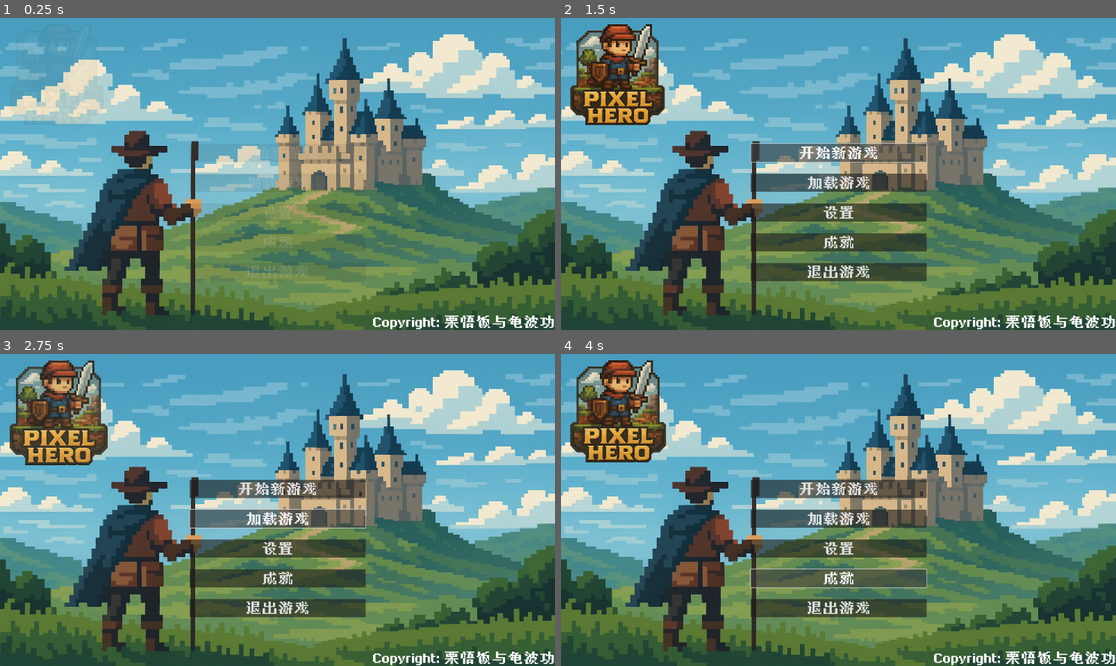
Above: before the commit, frames 1-4 (two rows, left to right).
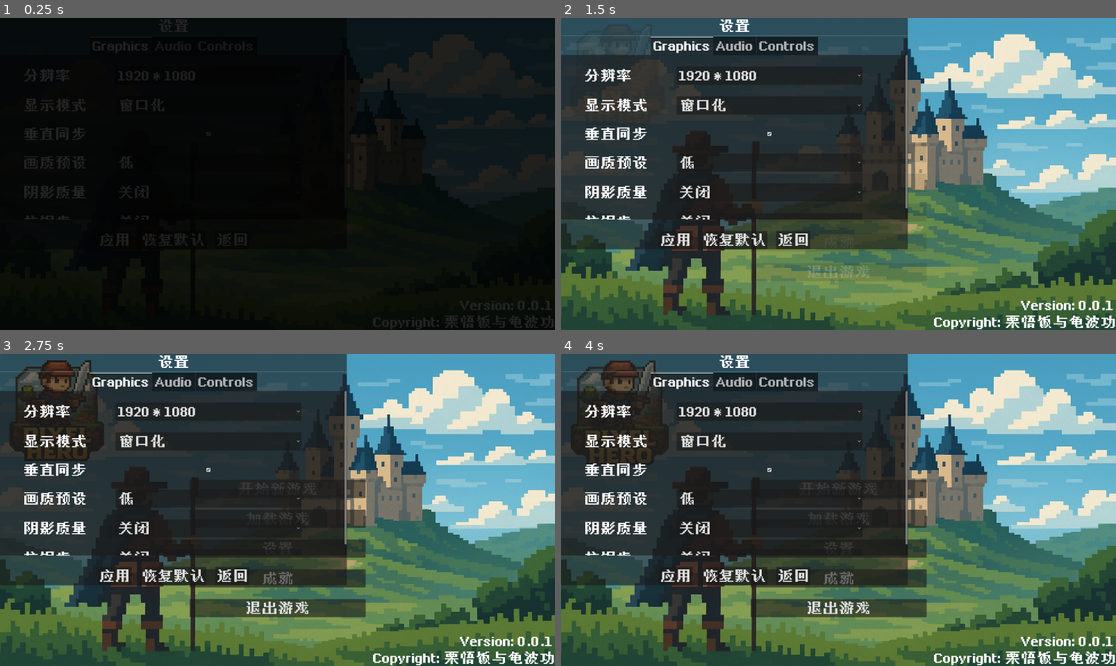
Above: after the commit, the same moments.

Repository: Mrzhao2018/amadeus
Game: Godot game, scene res://scenes/main_menu/MainMenu.tscn
Two runs of this game, one before a commit and one after it. Both use one fixed random seed, a clock stepped at 60 frames per second and the inputs below.
Inputs (mouse positions are in pixels of both pictures, inside the frame that each line leads up to):
- Up to frame 1 (0.25 s): no input
- Up to frame 2 (1.5 s): click (838, 152) at 0.5 s, where only the run before the commit has a clickable "开始新游戏"; click "开始新游戏" at 1.25 s
- Up to frame 3 (2.75 s): click "加载游戏" at 2 s
- Up to frame 4 (4 s): click "设置" at 2.75 s; click "成就" at 3.5 s

The runs differ from the first frame. In frame 1, 100% of the frame differs, in the area x 0-100%, y 0-100%; in frame 2, 46%; in frame 3, 44%; in frame 4, 44%.

Commit message:
稍微做了点音效与音乐，初步开始页面脚本，仍需修改

Diff:
--- /dev/null
+++ b/scenes/main_menu/AchievementMenu.tscn
@@ -0,0 +1,3 @@
+[gd_scene format=3 uid="uid://dvbrm88bf5c8o"]
+
+[node name="AchievementMenu" type="PanelContainer"]
--- /dev/null
+++ b/scenes/main_menu/LoadGameMenu.tscn
@@ -0,0 +1,3 @@
+[gd_scene format=3 uid="uid://bt02uji64m7iu"]
+
+[node name="LoadGameMenu" type="PanelContainer"]
--- a/scenes/main_menu/MainMenu.tscn
+++ b/scenes/main_menu/MainMenu.tscn
@@ -1,9 +1,15 @@
-[gd_scene load_steps=12 format=3 uid="uid://dna46q6xqm7bv"]
+[gd_scene load_steps=22 format=3 uid="uid://dna46q6xqm7bv"]
 
 [ext_resource type="Theme" uid="uid://bm2jxwtlo6fxg" path="res://ui/themes/MainTheme.tres" id="1_qmweu"]
 [ext_resource type="Script" uid="uid://gcv10vtyyaj8" path="res://scripts/main_menu/main_menu.gd" id="2_f1mbi"]
 [ext_resource type="Texture2D" uid="uid://qqsh8qngkl03" path="res://assets/textures/background/background.png" id="3_oitky"]
 [ext_resource type="Texture2D" uid="uid://caojltn11gkm7" path="res://assets/textures/background/logo.png" id="4_wckin"]
+[ext_resource type="PackedScene" uid="uid://bktbbyphne0tj" path="res://scenes/main_menu/SettingsMenu.tscn" id="5_wckin"]
+[ext_resource type="PackedScene" uid="uid://dvbrm88bf5c8o" path="res://scenes/main_menu/AchievementMenu.tscn" id="6_arvcj"]
+[ext_resource type="PackedScene" uid="uid://bt02uji64m7iu" path="res://scenes/main_menu/LoadGameMenu.tscn" id="7_6k0m2"]
+[ext_resource type="AudioStream" uid="uid://cy6yp02dcq4mn" path="res://assets/sound/music/MainMenuBackground.mp3" id="8_arvcj"]
+[ext_resource type="AudioStream" uid="uid://dqgtrltsq1y86" path="res://assets/sound/sound_effect/ButtonHover.wav" id="8_qq55g"]
+[ext_resource type="AudioStream" uid="uid://cn84l1hqui1n" path="res://assets/sound/sound_effect/ButtonClick.wav" id="9_pkvjm"]
 
 [sub_resource type="Animation" id="Animation_ow34m"]
 length = 0.001
@@ -107,7 +113,7 @@
 tracks/0/imported = false
 tracks/0/enabled = true
 tracks/0/path = NodePath(".:modulate")
-tracks/0/interp = 1
+tracks/0/interp = 2
 tracks/0/loop_wrap = true
 tracks/0/keys = {
 "times": PackedFloat32Array(0, 1.5),
@@ -120,6 +126,59 @@
 _data = {
 &"RESET": SubResource("Animation_ucygd"),
 &"button_fade_in": SubResource("Animation_826wr")
+}
+
+[sub_resource type="Animation" id="Animation_pkvjm"]
+length = 0.001
+tracks/0/type = "value"
+tracks/0/imported = false
+tracks/0/enabled = true
+tracks/0/path = NodePath(".:modulate")
+tracks/0/interp = 1
+tracks/0/loop_wrap = true
+tracks/0/keys = {
+"times": PackedFloat32Array(0),
+"transitions": PackedFloat32Array(1),
+"update": 0,
+"values": [Color(1, 1, 1, 1)]
+}
+
+[sub_resource type="Animation" id="Animation_6gdku"]
+resource_name = "fade_out"
+length = 0.5
+tracks/0/type = "value"
+tracks/0/imported = false
+tracks/0/enabled = true
+tracks/0/path = NodePath(".:modulate")
+tracks/0/interp = 1
+tracks/0/loop_wrap = true
+tracks/0/keys = {
+"times": PackedFloat32Array(0, 0.5),
+"transitions": PackedFloat32Array(1, 1),
+"update": 0,
+"values": [Color(0, 0, 0, 0), Color(0, 0, 0, 1)]
+}
+
+[sub_resource type="Animation" id="Animation_qq55g"]
+resource_name = "fade_in"
+tracks/0/type = "value"
+tracks/0/imported = false
+tracks/0/enabled = true
+tracks/0/path = NodePath(".:modulate")
+tracks/0/interp = 2
+tracks/0/loop_wrap = true
+tracks/0/keys = {
+"times": PackedFloat32Array(0, 1),
+"transitions": PackedFloat32Array(1, 1),
+"update": 0,
+"values": [Color(0, 0, 0, 1), Color(0, 0, 0, 0)]
+}
+
+[sub_resource type="AnimationLibrary" id="AnimationLibrary_6gdku"]
+_data = {
+&"RESET": SubResource("Animation_pkvjm"),
+&"fade_in": SubResource("Animation_qq55g"),
+&"fade_out": SubResource("Animation_6gdku")
 }
 
 [node name="MainMenu" type="Control"]
@@ -196,7 +255,7 @@
 &"": SubResource("AnimationLibrary_mipys")
 }
 
-[node name="Label" type="Label" parent="."]
+[node name="VersionLabel" type="Label" parent="."]
 layout_mode = 1
 anchors_preset = 3
 anchor_left = 1.0
@@ -207,4 +266,61 @@
 offset_top = -55.0
 grow_horizontal = 0
 grow_vertical = 0
-text = "Copyright: 栗悟饭与龟波功"
+text = "                         Version: 0.0.1
+Copyright: 栗悟饭与龟波功"
+
+[node name="SubMenuContainer" type="Control" parent="."]
+anchors_preset = 0
+offset_right = 40.0
+offset_bottom = 40.0
+
+[node name="SubMenuAnimationPlayer" type="AnimationPlayer" parent="SubMenuContainer"]
+
+[node name="SettingsMenu" parent="." instance=ExtResource("5_wckin")]
+layout_mode = 0
+anchors_preset = 0
+anchor_left = 0.0
+anchor_top = 0.0
+anchor_right = 0.0
+anchor_bottom = 0.0
+offset_right = 1200.0
+offset_bottom = 800.0
+grow_horizontal = 1
+grow_vertical = 1
+
+[node name="AchievementMenu" parent="." instance=ExtResource("6_arvcj")]
+layout_mode = 0
+
+[node name="LoadGameMenu" parent="." instance=ExtResource("7_6k0m2")]
+layout_mode = 0
+
+[node name="TransitionRect" type="ColorRect" parent="."]
+custom_minimum_size = Vector2(1920, 1080)
+layout_mode = 1
+anchors_preset = 15
+anchor_right = 1.0
+anchor_bottom = 1.0
+grow_horizontal = 2
+grow_vertical = 2
+color = Color(0, 0, 0, 1)
+
+[node name="TransitionAnimationPlayer" type="AnimationPlayer" parent="TransitionRect"]
+libraries = {
+&"": SubResource("AnimationLibrary_6gdku")
+}
+
+[node name="AudioPlayers" type="Node" parent="."]
+
+[node name="ButtonHoverSound" type="AudioStreamPlayer2D" parent="AudioPlayers"]
+stream = ExtResource("8_qq55g")
+volume_db = 1.0
+
+[node name="ButtonClickSound" type="AudioStreamPlayer2D" parent="AudioPlayers"]
+stream = ExtResource("9_pkvjm")
+volume_db = 1.0
+
+[node name="BackgroundMusic" type="AudioStreamPlayer2D" parent="AudioPlayers"]
+stream = ExtResource("8_arvcj")
+volume_db = 1.0
+autoplay = true
+bus = &"Music"
--- a/scripts/main_menu/main_menu.gd
+++ b/scripts/main_menu/main_menu.gd
@@ -2,11 +2,199 @@
 
 @onready var logo_animation_player: AnimationPlayer = $Logo/LogoAnimationPlayer
 @onready var button_animation_player: AnimationPlayer = $MainContent/ContentVBox/ButtonAnimationPlayer
+@onready var background: TextureRect = $Background
+@onready var logo: TextureRect = $Logo
+
+@onready var main_content: MarginContainer = $MainContent
+@onready var content_v_box: VBoxContainer = $MainContent/ContentVBox
+@onready var start_button: Button = $MainContent/ContentVBox/StartButton
+@onready var load_button: Button = $MainContent/ContentVBox/LoadButton
+@onready var settings_button: Button = $MainContent/ContentVBox/SettingsButton
+@onready var exit_button: Button = $MainContent/ContentVBox/ExitButton
+@onready var achievement_button: Button = $MainContent/ContentVBox/AchievementButton
+
+@onready var version_label: Label = $VersionLabel
+@onready var sub_menu_animation_player: AnimationPlayer = $SubMenuContainer/SubMenuAnimationPlayer
+@onready var sub_menu_container: Control = $SubMenuContainer
+
+@onready var audio_players: Node = $AudioPlayers
+@onready var button_hover_sound: AudioStreamPlayer2D = $AudioPlayers/ButtonHoverSound
+@onready var button_click_sound: AudioStreamPlayer2D = $AudioPlayers/ButtonClickSound
+@onready var background_music: AudioStreamPlayer2D = $AudioPlayers/BackgroundMusic
+
+@onready var transition_rect: ColorRect = $TransitionRect
+@onready var transition_animation_player: AnimationPlayer = $TransitionRect/TransitionAnimationPlayer
+
+const SETTINGS_MENU_SCENE: PackedScene = preload("res://scenes/main_menu/SettingsMenu.tscn")
+const LOAD_GAME_MENU_SCENE: PackedScene = preload("res://scenes/main_menu/LoadGameMenu.tscn")
+const ACHIEVEMENTS_MENU_SCENE: PackedScene = preload("res://scenes/main_menu/AchievementMenu.tscn")
+
+var _current_submenu_instance: Node = null
+var _is_transitioning: bool = false
 
 func _ready() -> void:
+	transition_rect.show()
+	transition_rect.modulate.a = 1.0
+	logo.modulate.a = 0.0
+	content_v_box.modulate.a = 0.0
+	transition_animation_player.play("fade_in")
+	await transition_animation_player.animation_finished
+
 	logo_animation_player.play("logo_fade_in")
 	button_animation_player.play("button_fade_in")
 
 	await logo_animation_player.animation_finished
 
 	logo_animation_player.play("breathing")
+
+	start_button.pressed.connect(_on_start_button_pressed)
+	load_button.pressed.connect(_on_load_button_pressed)
+	settings_button.pressed.connect(_on_settings_button_pressed)
+	achievement_button.pressed.connect(_on_achievements_button_pressed)
+	exit_button.pressed.connect(_on_exit_button_pressed)
+
+	for button in content_v_box.get_children():
+		if button is Button:
+			button.mouse_entered.connect(_play_hover_sound)
+
+func _unhandled_input(event: InputEvent) -> void:
+	# ESC键关闭当前子菜单
+	if event.is_action_pressed("ui_cancel") and _current_submenu_instance:
+		_close_current_submenu()
+		get_tree().root.set_input_as_handled() # 阻止事件进一步传播
+
+func _on_start_button_pressed() -> void:
+	_play_click_sound()
+	# _start_scene_transition("res://scenes/levels/your_first_level.tscn") # 替换为你的游戏开始场景
+
+func _on_load_button_pressed() -> void:
+	_play_click_sound()
+	_open_submenu(LOAD_GAME_MENU_SCENE, "load_game_selected") # LoadGameMenu应发出load_game_selected信号
+
+func _on_settings_button_pressed() -> void:
+	_play_click_sound()
+	_open_submenu(SETTINGS_MENU_SCENE)
+
+func _on_achievements_button_pressed() -> void:
+	_play_click_sound()
+	_open_submenu(ACHIEVEMENTS_MENU_SCENE)
+
+func _on_exit_button_pressed() -> void:
+	_play_click_sound()
+	# 可以添加确认对话框
+
+# --- 子菜单管理 ---
+func _open_submenu(scene: PackedScene, connect_signal_name: String = "") -> void:
+	if _current_submenu_instance or _is_transitioning: # 如果已有子菜单或正在过渡，则不执行
+		return
+
+	_current_submenu_instance = scene.instantiate()
+	sub_menu_container.add_child(_current_submenu_instance)
+
+	# 所有子菜单都应该有一个 "closed" 信号，用于通知主菜单它们需要被关闭
+	if not _current_submenu_instance.has_signal("closed"):
+		push_warning("Submenu scene " + scene.resource_path + " is missing a 'closed' signal.")
+	else:
+		_current_submenu_instance.closed.connect(_close_current_submenu, CONNECT_ONE_SHOT) # 一次性连接
+
+	# 如果需要连接子菜单的特定信号（如加载游戏选择）
+	if connect_signal_name and _current_submenu_instance.has_signal(connect_signal_name):
+		if connect_signal_name == "load_game_selected": # 特定处理加载游戏
+			_current_submenu_instance.load_game_selected.connect(_on_load_game_selected_from_submenu, CONNECT_ONE_SHOT)
+
+	# 播放子菜单打开动画
+	if sub_menu_animation_player and sub_menu_animation_player.has_animation("slide_in"): # 或 "fade_in"
+		sub_menu_animation_player.play("slide_in")
+		await sub_menu_animation_player.animation_finished
+	else:
+		# 如果没有动画，确保它是可见的
+		_current_submenu_instance.show()
+
+
+	_set_main_buttons_interactive(false)
+
+func _close_current_submenu() -> void:
+	if not _current_submenu_instance or _is_transitioning:
+		return
+
+	var instance_to_close = _current_submenu_instance
+	_current_submenu_instance = null # 清除引用，防止在动画期间重复关闭
+
+	# 播放子菜单关闭动画
+	if sub_menu_animation_player and sub_menu_animation_player.has_animation("slide_out"): # 或 "fade_out"
+		sub_menu_animation_player.play("slide_out")
+		await sub_menu_animation_player.animation_finished
+
+	if is_instance_valid(instance_to_close):
+		instance_to_close.queue_free()
+
+	_set_main_buttons_interactive(true)
+
+func _set_main_buttons_interactive(interactive: bool) -> void:
+	for child in content_v_box.get_children():
+		if child is Button:
+			child.disabled = not interactive
+
+	# 可选：视觉上指示禁用状态
+	content_v_box.modulate.a = 1.0 if interactive else 0.5
+
+
+# --- 场景过渡 ---
+func _start_scene_transition(target_scene_path: String, is_exiting: bool = false) -> void:
+	if _is_transitioning:
+		return
+	_is_transitioning = true
+
+	transition_animation_player.play("fade_out")
+	await transition_animation_player.animation_finished
+
+	if is_exiting:
+		get_tree().quit()
+	elif target_scene_path:
+		var error_code = get_tree().change_scene_to_file(target_scene_path)
+		if error_code != OK:
+			push_error("Failed to change scene to: " + target_scene_path + " Error code: " + str(error_code))
+			# 如果加载失败，尝试淡入回来
+			transition_animation_player.play("fade_in")
+			_is_transitioning = false
+	else: # 如果没有目标场景也不是退出（例如，只是关闭子菜单后不需要场景切换）
+		_is_transitioning = false
+		# 如果不是要切换场景，但调用了这个函数，可能需要一个淡入回到当前菜单
+		# transition_animation_player.play("fade_in") # 取决于逻辑
+
+# --- 音频 ---
+func _play_hover_sound() -> void:
+	if button_hover_sound and button_hover_sound.stream:
+		button_hover_sound.play()
+
+func _play_click_sound() -> void:
+	if button_click_sound and button_click_sound.stream:
+		button_click_sound.play()
+
+# --- 特定逻辑 ---
+func _update_load_button_state() -> void:
+	# 这里需要你的存档系统逻辑来判断是否有存档
+	# 例如: var save_exists = SaveSystem.has_any_save_file()
+	var save_exists = false # 默认为false，你需要实现存档检查
+	# 简单示例：检查 "user://saves/" 目录是否存在且不为空
+	var dir = DirAccess.open("user://saves/")
+	if dir:
+		dir.list_dir_begin()
+		var file_name = dir.get_next()
+		while file_name != "":
+			if not dir.current_is_dir() and file_name.ends_with(".save"): # 假设存档以.save结尾
+				save_exists = true
+				break
+			file_name = dir.get_next()
+		dir.list_dir_end()
+
+	load_button.disabled = not save_exists
+	load_button.tooltip_text = "没有可加载的存档" if not save_exists else ""
+
+
+func _on_load_game_selected_from_submenu(_save_file_path: String) -> void:
+	# 这个函数会被 LoadGameMenu 发出的信号调用
+	# SaveSystem.current_save_to_load = save_file_path # 告诉存档系统要加载哪个文件
+	_close_current_submenu() # 先关闭加载菜单
+	await get_tree().create_timer(0.1).timeout # 短暂延迟确保关闭动画可能播放完毕
+	_start_scene_transition("res://scenes/levels/your_game_scene_loader.tscn") # 或者直接加载游戏主场景，让它自己处理存档加载
--- a/scripts/main_menu/setting_menu.gd
+++ b/scripts/main_menu/setting_menu.gd
@@ -4,11 +4,11 @@
 
 const SETTINGS_FILE = "user://settings.cfg"
 const PREFERRED_RESOLUTIONS = [
-    Vector2i(1280, 720),
-    Vector2i(1600, 900),
-    Vector2i(1920, 1080),
-    Vector2i(2560, 1440),
-    Vector2i(3840, 2160) # 4K
+	Vector2i(1280, 720),
+	Vector2i(1600, 900),
+	Vector2i(1920, 1080),
+	Vector2i(2560, 1440),
+	Vector2i(3840, 2160) # 4K
 ]
 
 #region Node References
Not shown, added: assets/sound/music/MainMenuBackground.mp3.import
Not shown, added: assets/sound/sound_effect/ButtonClick.wav.import
Not shown, added: assets/sound/sound_effect/ButtonHover.wav.import
Not shown, added: assets/sound/sound_effect/load.wav.import
Not shown, added: assets/sound/sound_effect/misc_menu.wav.import
Not shown, added: assets/sound/sound_effect/misc_menu_2.wav.import
Not shown, added: assets/sound/sound_effect/misc_menu_3.wav.import
Not shown, added: assets/sound/sound_effect/misc_menu_4.wav.import
Not shown, added: assets/sound/sound_effect/misc_sound.wav.import
Not shown, added: assets/sound/sound_effect/negative.wav.import
Not shown, added: assets/sound/sound_effect/negative_2.wav.import
Not shown, added: assets/sound/sound_effect/positive.wav.import
(and 16 more such lines)
